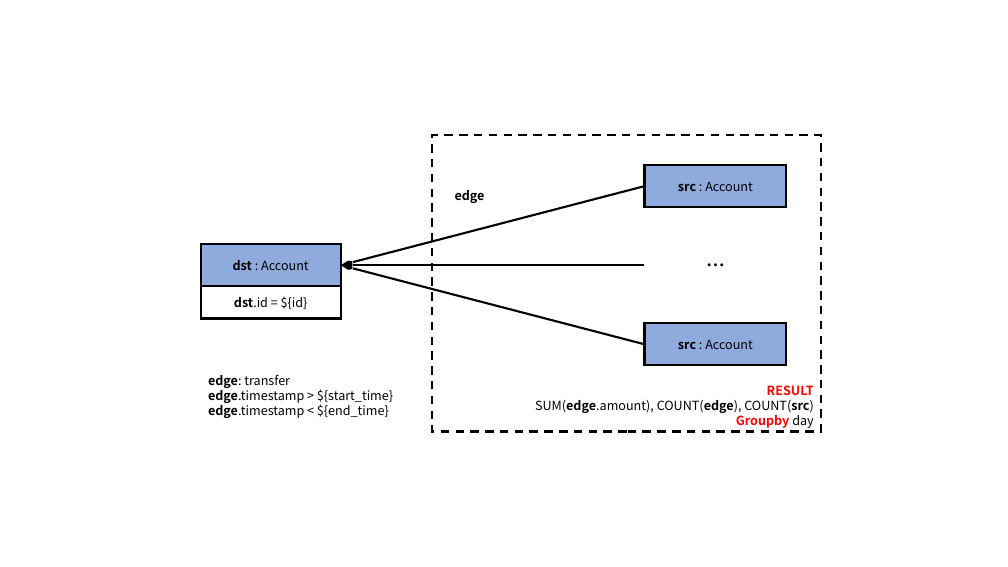
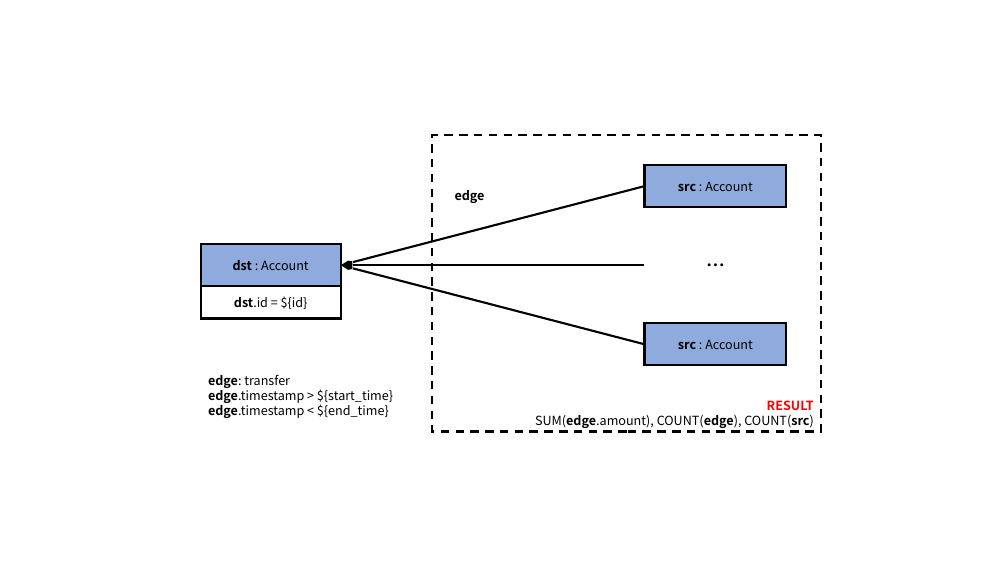
Before and after one commit to ldbc/ldbc_finbench_docs, a slide deck: slide 5 of patterns/transaction-simple-read.pptx. Drawn at 1008x567 pixels with LibreOffice and Linux fonts; fonts in the diff are those of the drawing. Boxes give left, top, right and bottom in pixels: in the first picture for what was removed or moved away, otherwise in the second. Text is boxed around its words. In the diff, an @@ line names an element or a change of style, - is before the commit and + after.

```diff
--- a/patterns/transaction-simple-read.pptx
+++ b/patterns/transaction-simple-read.pptx
@@ text in rectangle at bbox=[736, 412, 813, 428]: paragraph removed @@
-Groupby day
```
Also in this commit, not shown: 3 other files.
